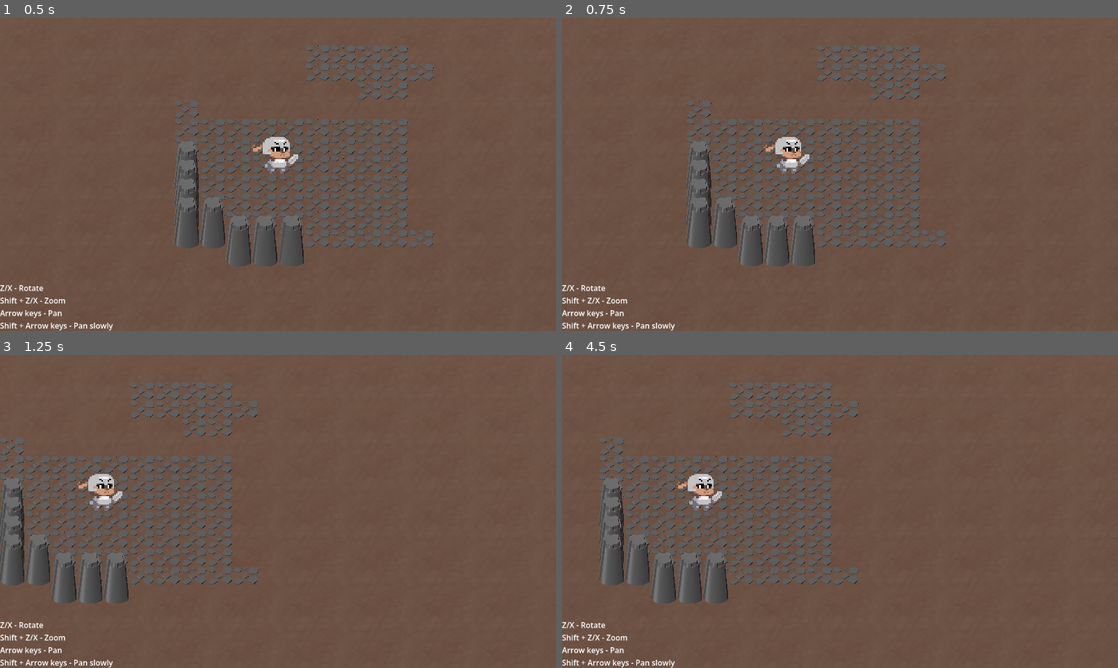
Above: before the commit, frames 1-4 (two rows, left to right).
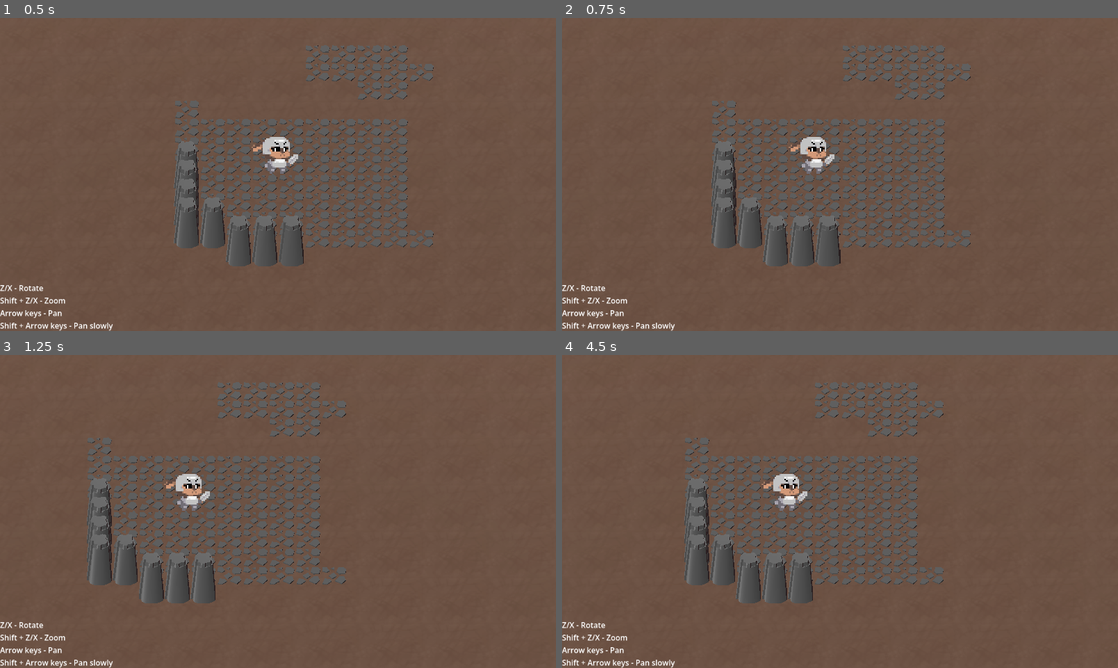
Above: after the commit, the same moments.

Repository: dairycultist/furry-roguelike-platformer
Game: Godot game, scene res://scene.tscn
Two runs of this game, one before a commit and one after it. Both use one fixed random seed, a clock stepped at 60 frames per second and the inputs below.
Inputs:
- Up to frame 1 (0.5 s): no input
- Up to frame 2 (0.75 s): tap Enter at 0.5 s; hold Right (pan_right) from 0.53 s (still down); hold Shift (modify_action, bound only after the commit) from 0.53 s (still down)
- Up to frame 3 (1.25 s): keep holding Right (pan_right); keep holding Shift (modify_action, bound only after the commit)
- Up to frame 4 (4.5 s): release Right (pan_right) at 1.28 s; release Shift (modify_action, bound only after the commit) at 1.28 s; hold Down (pan_down) 1.28-2.03 s; tap Shift (modify_action, bound only after the commit) at 1.35, 2.85, 4.35 s; hold Right (pan_right) 2.03-2.78 s; hold Shift (modify_action, bound only after the commit) 2.03-2.78 s; hold Up (pan_up) 2.78-3.53 s; hold Shift (modify_action, bound only after the commit) 3.53-4.28 s; hold Left (pan_left) from 3.53 s (still down)

Frame 1 is identical in both runs. In frame 2, 8.4% of the frame differs, in the area x 22-74%, y 8-80%; in frame 3, 17%; in frame 4, 17%, in the area x 6-69%, y 8-80%.

Commit message:
Improve input handling

Diff:
--- a/player.gd
+++ b/player.gd
@@ -8,22 +8,24 @@
 
 func _process(delta: float) -> void:
 
-	var dzoom := Input.get_axis("zoom_in", "zoom_out");
+	var camalt := Input.get_axis("camalt_negative", "camalt_positive");
+	var pan := Input.get_vector("pan_left", "pan_right", "pan_up", "pan_down");
 
-	$Camera.size = clamp($Camera.size + dzoom * ZOOM_SPEED * delta, 6.0, 20.0);
+	if (Input.is_action_pressed("modify_action")):
 
-	if (!dzoom):
-		global_rotation.y += Input.get_axis("turn_right", "turn_left") * delta;
+		$Camera.size = clamp($Camera.size + camalt * ZOOM_SPEED * delta, 6.0, 20.0);
 
-	var direction_slow := Input.get_vector("pan_left_slow", "pan_right_slow", "pan_up_slow", "pan_down_slow");
+		if (pan):
+			velocity = global_basis * Vector3(pan.x, 0, pan.y) * $Camera.size * PAN_SPEED_SLOW_MULT;
+		else:
+			velocity = lerp(velocity, Vector3.ZERO, 10.0 * delta);
 
-	if (direction_slow):
-		velocity = global_basis * Vector3(direction_slow.x, 0, direction_slow.y) * $Camera.size * PAN_SPEED_SLOW_MULT;
 	else:
-		var direction := Input.get_vector("pan_left", "pan_right", "pan_up", "pan_down");
 
-		if (direction):
-			velocity = global_basis * Vector3(direction.x, 0, direction.y) * $Camera.size * PAN_SPEED_MULT;
+		global_rotation.y += camalt * delta;
+
+		if (pan):
+			velocity = global_basis * Vector3(pan.x, 0, pan.y) * $Camera.size * PAN_SPEED_MULT;
 		else:
 			velocity = lerp(velocity, Vector3.ZERO, 10.0 * delta);
 
--- a/project.godot
+++ b/project.godot
@@ -42,44 +42,19 @@
 "events": [Object(InputEventKey,"resource_local_to_scene":false,"resource_name":"","device":-1,"window_id":0,"alt_press …(195 unchanged characters)…
 ]
 }
-turn_left={
+camalt_negative={
+"deadzone": 0.2,
+"events": [Object(InputEventKey,"resource_local_to_scene":false,"resource_name":"","device":-1,"window_id":0,"alt_pressed":false,"shift_pressed":false,"ctrl_pressed":false,"meta_pressed":false,"pressed":false,"keycode":0,"physical_keycode":88,"key_label":0,"unicode":120,"location":0,"echo":false,"script":null)
+]
+}
+camalt_positive={
 "deadzone": 0.2,
 "events": [Object(InputEventKey,"resource_local_to_scene":false,"resource_name":"","device":-1,"window_id":0,"alt_press …(192 unchanged characters)…
 ]
 }
-turn_right={
+modify_action={
 "deadzone": 0.2,
-"events": [Object(InputEventKey,"resource_local_to_scene":fa …(140 unchanged characters)… d":false,"keycode":0,"physical_keycode":88,"key_label":0,"unicode":120,"location":0,"echo":false,"script":null)
-]
-}
-zoom_in={
-"deadzone": 0.2,
-"events": [Object(InputEventKey,"resource_local_to_scene":false,"resource_name":"","device":-1,"window_id":0,"alt_pressed":false,"shift_pressed":true,"ctrl_pressed":false,"meta_pressed":false,"pressed":false,"keycode":0,"physical_keycode":88,"key_label":0,"unicode":88,"location":0,"echo":false,"script":null)
-]
-}
-zoom_out={
-"deadzone": 0.2,
-"events": [Object(InputEventKey,"resource_local_to_scene":false,"resource_name":"","device":-1,"window_id":0,"alt_pressed":false,"shift_pressed":true,"ctrl_pressed":false,"meta_pressed":false,"pressed":false,"keycode":0,"physical_keycode":90,"key_label":0,"unicode":90,"location":0,"echo":false,"script":null)
-]
-}
-pan_left_slow={
-"deadzone": 0.2,
-"events": [Object(InputEventKey,"resource_local_to_scene":false,"resource_name":"","device":-1,"window_id":0,"alt_pressed":false,"shift_pressed":true,"ctrl_pressed":false,"meta_pressed":false,"pressed":false,"keycode":0,"physical_keycode":4194319,"key_label":0,"unicode":0,"location":0,"echo":false,"script":null)
-]
-}
-pan_right_slow={
-"deadzone": 0.2,
-"events": [Object(InputEventKey,"resource_local_to_scene":false,"resource_name":"","device":-1,"window_id":0,"alt_pressed":false,"shift_pressed":true,"ctrl_pressed":false,"meta_pressed":false,"pressed":false,"keycode":0,"physical_keycode":4194321,"key_label":0,"unicode":0,"location":0,"echo":false,"script":null)
-]
-}
-pan_up_slow={
-"deadzone": 0.2,
-"events": [Object(InputEventKey,"resource_local_to_scene":false,"resource_name":"","device":-1,"window_id":0,"alt_pressed":false,"shift_pressed":true,"ctrl_pressed":false,"meta_pressed":false,"pressed":false,"keycode":0,"physical_keycode":4194320,"key_label":0,"unicode":0,"location":0,"echo":false,"script":null)
-]
-}
-pan_down_slow={
-"deadzone": 0.2,
-"events": [Object(InputEventKey,"resource_local_to_scene":false,"resource_name":"","device":-1,"window_id":0,"alt_pressed":false,"shift_pressed":true,"ctrl_pressed":false,"meta_pressed":false,"pressed":false,"keycode":0,"physical_keycode":4194322,"key_label":0,"unicode":0,"location":0,"echo":false,"script":null)
+"events": [Object(InputEventKey,"resource_local_to_scene":fa …(140 unchanged characters)… d":false,"keycode":0,"physical_keycode":4194325,"key_label":0,"unicode":0,"location":0,"echo":false,"script":null)
 ]
 }
 
